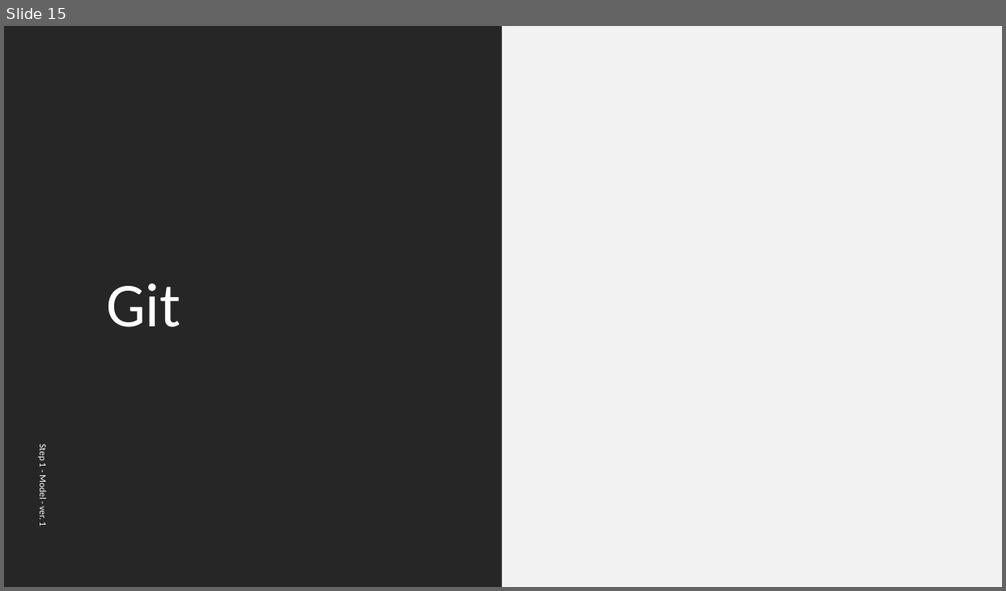
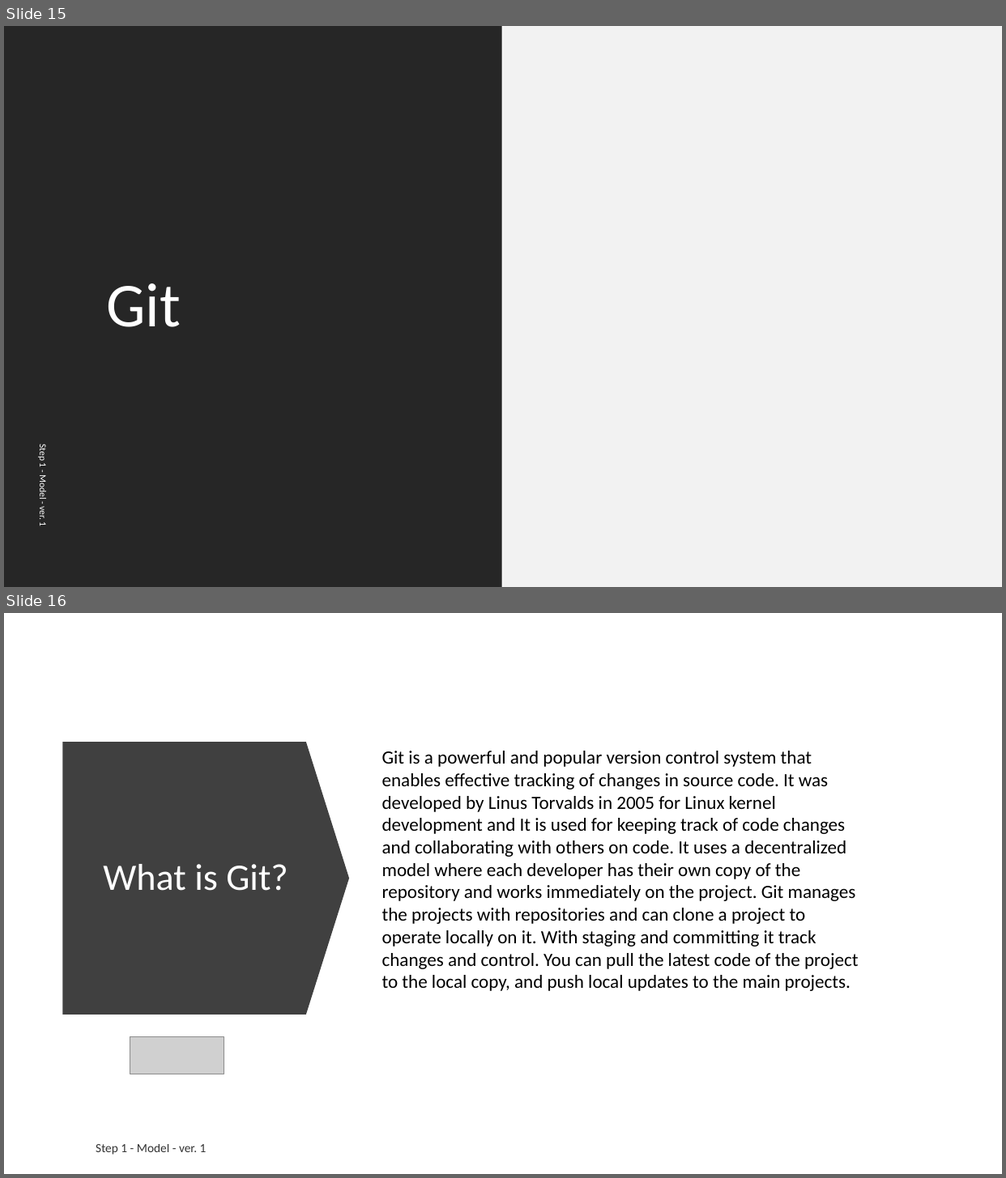
Before and after one commit to ext4dmin/DevOps-Mentorship, a slide deck: Step06-Version_Control_System_speach.pptx. Shown one above the other, each under a label of ours: slide 15 before the commit, slides 15 and 16 after it. The pictures are 1006x591 and 1006x1178 pixels, drawn with LibreOffice and Linux fonts; fonts in the diff are those of the drawing; grey boxes stand for pictures. Boxes give left, top, right and bottom in pixels: in the first picture for what was removed or moved away, otherwise in the second. Text is boxed around its words. In the diff, an @@ line names an element or a change of style, - is before the commit and + after.

Commit message:
Step 6. VCS
Git section is added. Redy to Review

```diff
--- a/Step06-Version_Control_System_speach.pptx
+++ b/Step06-Version_Control_System_speach.pptx
@@ slide 16 added at [4,613,1002,1174], background #FFFFFF @@
@@ down arrow added at [63,742,350,1015], fill #404040 @@
@@ text added at [382,751,858,991], 18 pt, text #000000 @@
+Git is a powerful and popular version control system that enables effective tracking of changes in source code. It was developed by Linus Torvalds in 2005 for Linux kernel development and It is used for keeping track of code changes and collaborating with others on code. It uses a decentralized model where each developer has their own copy of the repository and works immediately on the project. Git manages the projects with repositories and can clone a project to operate locally on it. With staging and committing it track changes and control. You can pull the latest code of the project to the local copy, and push local updates to the main projects.
@@ title added at [103,864,288,891], 36 pt, text #FFFFFF @@
+What is Git?
@@ picture added at [130,1037,224,1074] @@
@@ text added at [96,1144,206,1155], 12 pt, text #000000 at 80% opacity @@
+Step 1 - Model - ver. 1
```
Also in this commit, not shown: 8 other slides added, 1 other file.
